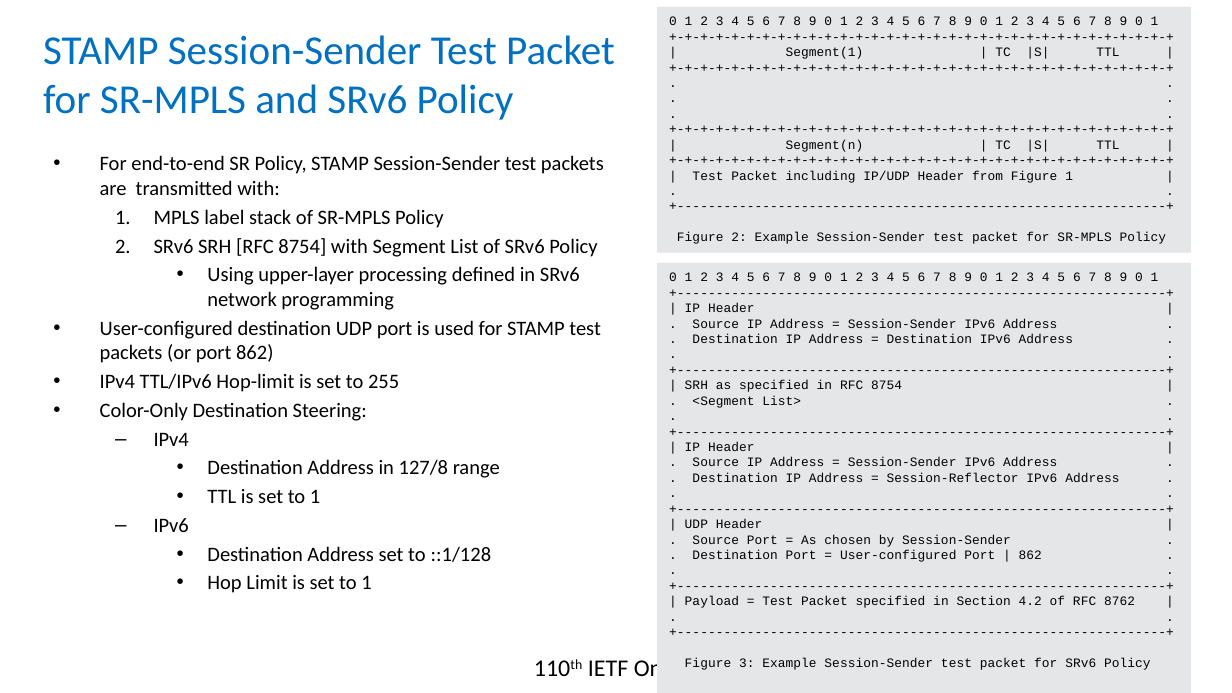
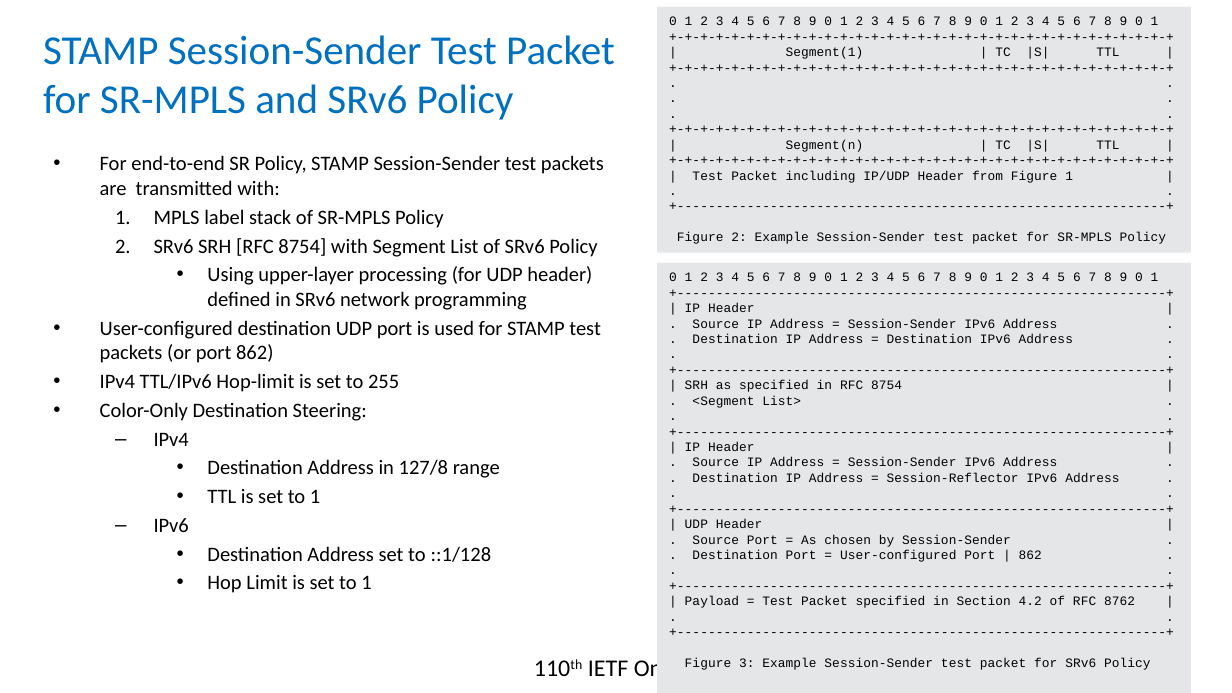
Before and after one commit to rakgandhi/ietf-slides, a slide deck: slide 7 of draft-gandhi-spring-stamp-srpm-05.pptx. Drawn at 1232x693 pixels with LibreOffice and Linux fonts; fonts in the diff are those of the drawing. Boxes give left, top, right and bottom in pixels: in the first picture for what was removed or moved away, otherwise in the second. Text is boxed around its words. In the diff, an @@ line names an element or a change of style, - is before the commit and + after.

```diff
--- a/draft-gandhi-spring-stamp-srpm-05.pptx
+++ b/draft-gandhi-spring-stamp-srpm-05.pptx
@@ text at <box>207,266,592,310</box>: text changed @@
-    • Using upper-layer processing defined in SRv6 network programming
+    • Using upper-layer processing (for UDP header) defined in SRv6 network programming
```
Also in this commit, not shown: 1 other slide changed, 5 other files.
